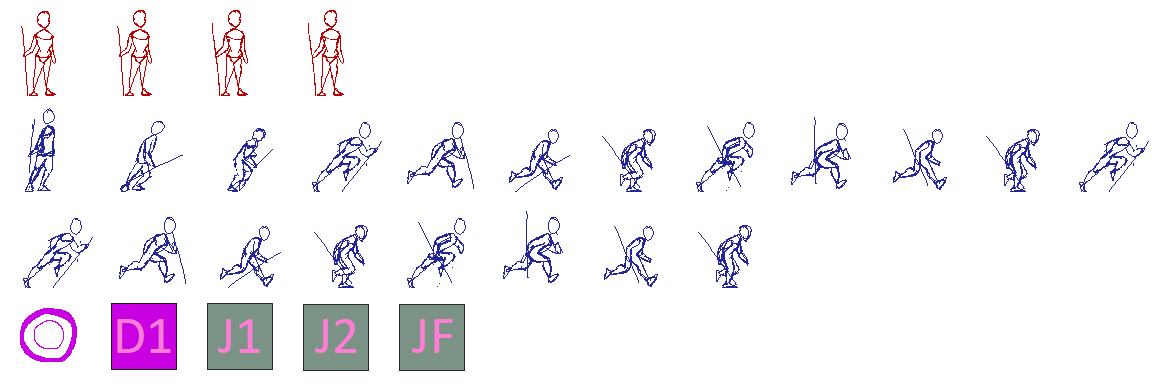
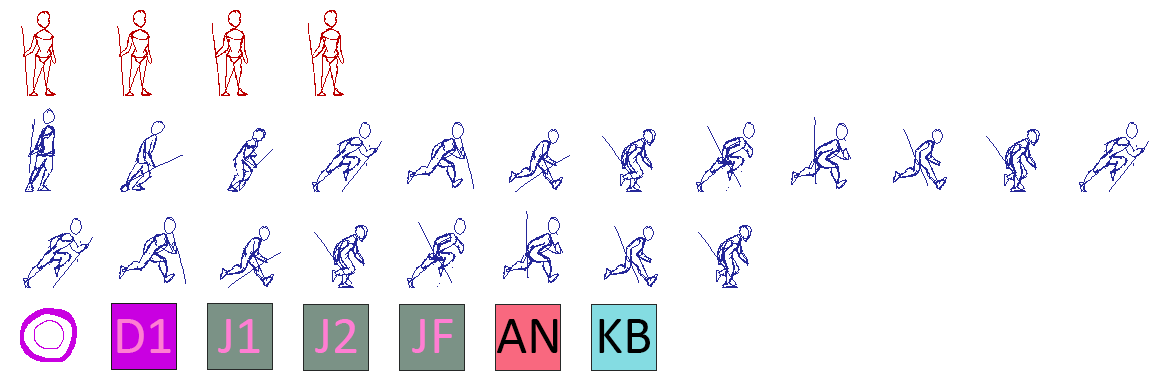
Revision of a layered 1152px x 384px image; what changed, layer by layer:
added layer "KB" in group "Text" over box(599, 319, 650, 353)
added layer "AN" in group "Text" over box(496, 319, 558, 353)
painted on "Layer 1" over box(495, 304, 657, 371)
